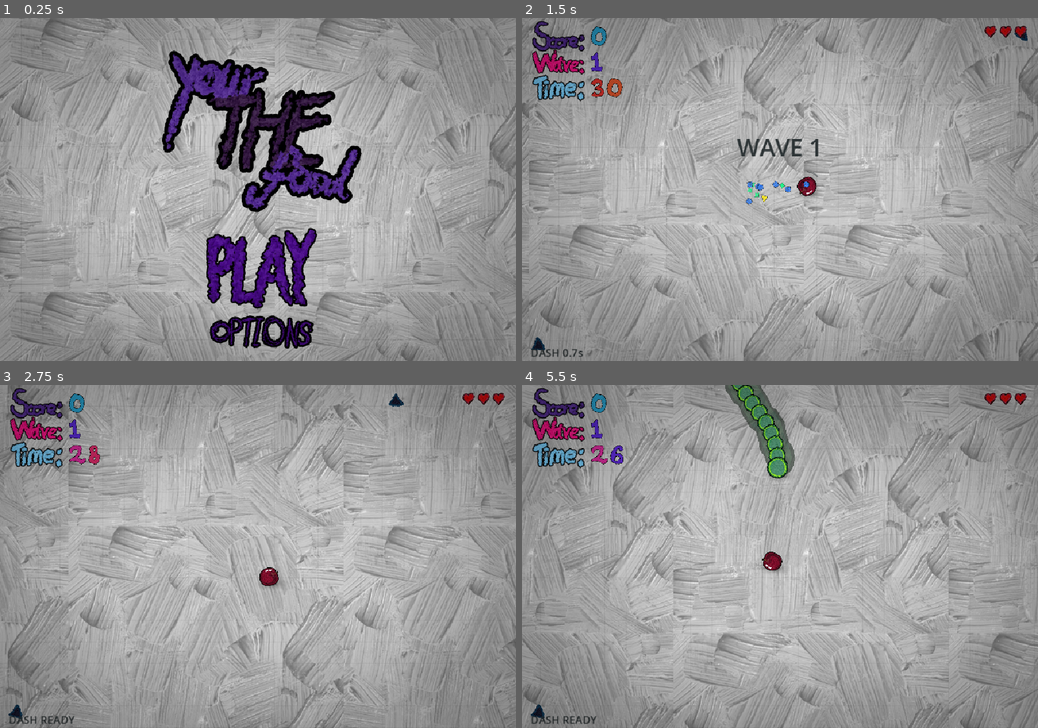
Above: before the commit, frames 1-4 (two rows, left to right).
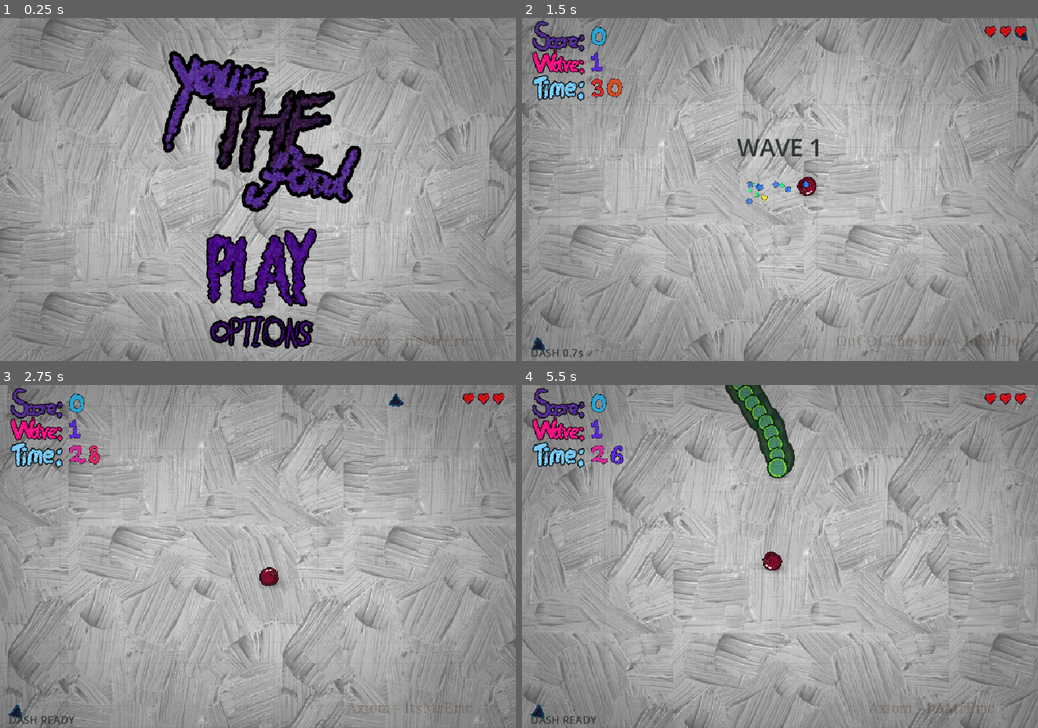
Above: after the commit, the same moments.

Repository: wizenroom/youre-the-food
Game: Godot game, scene res://scenes/main.tscn
Two runs of this game, one before a commit and one after it. Both use one fixed random seed, a clock stepped at 60 frames per second and the inputs below.
Inputs (mouse positions are in pixels of both pictures, inside the frame that each line leads up to):
- Up to frame 1 (0.25 s): no input
- Up to frame 2 (1.5 s): click (785, 268) at 0.5 s; tap Enter (menu_start) at 1.25 s; move the mouse to (893, 172) at 1.27 s; hold D (move_right) from 1.28 s (still down); tap Space (dash) at 1.35 s
- Up to frame 3 (2.75 s): move the mouse to (154, 573) at 2.02 s; release D (move_right) at 2.03 s; hold S (move_down) from 2.03 s (still down); tap Space (dash) at 2.1 s
- Up to frame 4 (5.5 s): move the mouse to (831, 481) at 2.77 s; release S (move_down) at 2.78 s; hold D (move_right) 2.78-3.53 s; tap Space (dash) every 0.75 s from 2.85 to 5.1 s; move the mouse to (754, 625) at 3.52 s; hold W (move_up) 3.53-4.28 s; move the mouse to (934, 607) at 4.27 s; hold A (move_left) from 4.28 s (still down); move the mouse to (625, 505) at 5.02 s

The runs differ from the first frame. In frame 1, 0.1% of the frame differs, in the area x 58-92%, y 92-96%; in frame 2, 1.4%; in frame 3, 1.3%; in frame 4, 2.0%, in the area x 1-98%, y 0-98%.

Commit message:
BGM and Hit Sounds

Diff:
--- /dev/null
+++ b/scenes/bgm.gd
@@ -0,0 +1,42 @@
+extends CanvasLayer
+
+@onready var Axiom: AudioStreamPlayer = $Axiom
+@onready var OutOfTheBlue: AudioStreamPlayer = $"Out of the Blue"
+
+@onready var AxiomLabel:= $Control/Axiom
+@onready var OutOfTheBlueLabel := $"Control/OutOfTheBlue"
+
+var current_track := randi_range(1,2)
+
+
+func _ready():
+	Axiom.finished.connect(_on_audio_finished)
+	OutOfTheBlue.finished.connect(_on_audio_finished)
+	_on_audio_finished()
+
+
+func play_Axiom():
+	current_track = 1
+	Axiom.play()
+	showAxiomlabel()
+
+
+func play_OutOfTheBlue():
+	current_track = 2
+	OutOfTheBlue.play()
+	showOutOfTheBlueLabel()
+
+func showAxiomlabel():
+	AxiomLabel.visible = true
+	OutOfTheBlueLabel.visible = false
+
+func showOutOfTheBlueLabel():
+	AxiomLabel.visible = false
+	OutOfTheBlueLabel.visible = true
+
+
+func _on_audio_finished():
+	if current_track == 1:
+		play_OutOfTheBlue()
+	else:
+		play_Axiom()
--- /dev/null
+++ b/scenes/bgm.tscn
@@ -0,0 +1,105 @@
+[gd_scene format=3 uid="uid://ds0nvedauln3j"]
+
+[ext_resource type="Script" uid="uid://dyfd76b42t1hd" path="res://scenes/bgm.gd" id="1_u4ddl"]
+[ext_resource type="AudioStream" uid="uid://bsvkijtggcdu6" path="res://audio/BGM/Axiom.mp3" id="2_48mr8"]
+[ext_resource type="AudioStream" uid="uid://bobfpkb0p6loq" path="res://audio/BGM/Out of the Blue.mp3" id="3_dg162"]
+
+[sub_resource type="FontFile" id="FontFile_0ebda"]
+cache/0/variation_coordinates = {}
+cache/0/face_index = 0
+cache/0/embolden = 0.0
+cache/0/transform = Transform2D(1, 0, 0, 1, 0, 0)
+cache/0/spacing_top = 0
+cache/0/spacing_bottom = 0
+cache/0/spacing_space = 0
+cache/0/spacing_glyph = 0
+cache/0/baseline_offset = 0.0
+cache/0/16/0/ascent = 0.0
+cache/0/16/0/descent = 0.0
+cache/0/16/0/underline_position = 0.0
+cache/0/16/0/underline_thickness = 0.0
+cache/0/16/0/scale = 1.0
+cache/0/32/0/ascent = 0.0
+cache/0/32/0/descent = 0.0
+cache/0/32/0/underline_position = 0.0
+cache/0/32/0/underline_thickness = 0.0
+cache/0/32/0/scale = 1.0
+cache/0/52/0/ascent = 0.0
+cache/0/52/0/descent = 0.0
+cache/0/52/0/underline_position = 0.0
+cache/0/52/0/underline_thickness = 0.0
+cache/0/52/0/scale = 1.0
+cache/0/15/0/ascent = 0.0
+cache/0/15/0/descent = 0.0
+cache/0/15/0/underline_position = 0.0
+cache/0/15/0/underline_thickness = 0.0
+cache/0/15/0/scale = 1.0
+cache/0/12/0/ascent = 0.0
+cache/0/12/0/descent = 0.0
+cache/0/12/0/underline_position = 0.0
+cache/0/12/0/underline_thickness = 0.0
+cache/0/12/0/scale = 1.0
+cache/0/26/0/ascent = 0.0
+cache/0/26/0/descent = 0.0
+cache/0/26/0/underline_position = 0.0
+cache/0/26/0/underline_thickness = 0.0
+cache/0/26/0/scale = 1.0
+
+[sub_resource type="LabelSettings" id="LabelSettings_1edjn"]
+font = SubResource("FontFile_0ebda")
+font_size = 26
+font_color = Color(0.25871173, 0.120399185, 8.4228816e-08, 1)
+
+[node name="BGM" type="CanvasLayer" unique_id=1703786727]
+script = ExtResource("1_u4ddl")
+
+[node name="Axiom" type="AudioStreamPlayer" parent="." unique_id=1443637885]
+stream = ExtResource("2_48mr8")
+
+[node name="Out of the Blue" type="AudioStreamPlayer" parent="." unique_id=655265026]
+stream = ExtResource("3_dg162")
+
+[node name="Control" type="Control" parent="." unique_id=1295603443]
+layout_mode = 3
+anchors_preset = 15
+anchor_right = 1.0
+anchor_bottom = 1.0
+grow_horizontal = 2
+grow_vertical = 2
+mouse_filter = 2
+
+[node name="Axiom" type="Label" parent="Control" unique_id=1728693441]
+visible = false
+modulate = Color(1, 1, 1, 0.26666668)
+layout_mode = 1
+anchors_preset = 3
+anchor_left = 1.0
+anchor_top = 1.0
+anchor_right = 1.0
+anchor_bottom = 1.0
+offset_left = -394.0
+offset_top = -71.0
+grow_horizontal = 0
+grow_vertical = 0
+text = "Axiom - ItsMrEric"
+label_settings = SubResource("LabelSettings_1edjn")
+horizontal_alignment = 1
+vertical_alignment = 1
+
+[node name="OutOfTheBlue" type="Label" parent="Control" unique_id=1717559480]
+visible = false
+modulate = Color(1, 1, 1, 0.26666668)
+layout_mode = 1
+anchors_preset = 3
+anchor_left = 1.0
+anchor_top = 1.0
+anchor_right = 1.0
+anchor_bottom = 1.0
+offset_left = -394.0
+offset_top = -71.0
+grow_horizontal = 0
+grow_vertical = 0
+text = "Out Of The Blue - John Doe"
+label_settings = SubResource("LabelSettings_1edjn")
+horizontal_alignment = 1
+vertical_alignment = 1
--- a/scenes/main.tscn
+++ b/scenes/main.tscn
@@ -23,6 +23,7 @@
 [ext_resource type="Texture2D" uid="uid://bh26n0nur1hs4" path="res://assets/ui_highscore.png" id="19"]
 [ext_resource type="Shader" uid="uid://j2kllg6fxtm4" path="res://new_shader.gdshader" id="20_gqmmt"]
 [ext_resource type="Script" uid="uid://bqf43yy8vxmru" path="res://scripts/painted_number.gd" id="21"]
+[ext_resource type="PackedScene" uid="uid://ds0nvedauln3j" path="res://scenes/bgm.tscn" id="24_y6deb"]
 
 [sub_resource type="GDScript" id="GDScript_0ld40"]
 script/source = "extends Sprite2D
@@ -42,7 +43,7 @@
 shader = ExtResource("3_jscy8")
 shader_parameter/threshold = 0.1
 shader_parameter/growth = 0.0
-shader_parameter/trans = 0.6
+shader_parameter/transparency = 1.0
 shader_parameter/outline_size = 0.08
 shader_parameter/vein_threshold = 0.3
 shader_parameter/noise_scale = 0.5
@@ -61,6 +62,8 @@
 
 [node name="Main" type="Node2D" unique_id=32625488]
 script = ExtResource("1")
+
+[node name="BGM" parent="." unique_id=1703786727 instance=ExtResource("24_y6deb")]
 
 [node name="World" type="Node2D" parent="." unique_id=464254647]
 
@@ -449,6 +452,7 @@
 script = ExtResource("4")
 
 [node name="CanvasLayer" type="CanvasLayer" parent="." unique_id=1354053843]
+layer = 0
 
 [node name="ColorRect" type="ColorRect" parent="CanvasLayer" unique_id=1788035636]
 material = SubResource("ShaderMaterial_prt3j")
--- a/scenes/trailupscaler.gdshader
+++ b/scenes/trailupscaler.gdshader
@@ -2,7 +2,7 @@
 
 uniform float threshold = 0.5;
 uniform float growth = 0.0;
-uniform float trans = 0.1;
+uniform float transparency = 0.1;
 
 uniform float outline_size = 0.08;
 uniform float vein_threshold = 0.7;
@@ -98,5 +98,5 @@
 	vec3 rgb = mix(outline_color, inside, inner);
 
 
-	COLOR = vec4(rgb, outer * trans);
+	COLOR = vec4(rgb, outer * transparency);
 }
--- a/scripts/player.gd
+++ b/scripts/player.gd
@@ -39,6 +39,17 @@
 var _tex_streak: Texture2D = preload("res://assets/fx_speed_streak.png")
 var _tex_shield: Texture2D = preload("res://assets/powerup_shield.png")
 var _tex_pierce: Texture2D = preload("res://assets/powerup_pierce.png")
+
+var _applecrunch := preload("res://audio/apple_crunch.mp3")
+var _hard_hit := preload("res://audio/hard_hit.mp3")
+var _hit := preload("res://audio/hit.wav")
+var _small_crunch := preload("res://audio/small_crunch.wav")
+
+var damagedstream := AudioStreamPlayer.new()
+var crunchstream := AudioStreamPlayer.new()
+var hitstream := AudioStreamPlayer.new()
+var smallcrunch := AudioStreamPlayer.new()
+
 # the painted lightning points up-right at roughly this angle
 const STREAK_ART_ANGLE := 0.45
 
@@ -46,6 +57,17 @@
 func setup(g: Node, pos: Vector2) -> void:
 	game = g
 	position = pos
+	damagedstream.stream = _hard_hit
+	add_child(damagedstream)
+
+	crunchstream.stream = _applecrunch
+	add_child(crunchstream)
+
+	hitstream.stream = _hit
+	add_child(hitstream)
+
+	smallcrunch.stream = _small_crunch
+	add_child(smallcrunch)
 
 
 func update(dt: float) -> void:
@@ -159,12 +181,12 @@
 
 func hittedSomethingWhileDashing() -> void:
 	successfulhit = true
+	hitstream.play()
+	smallcrunch.play()
 
 func hit() -> void:
 	if invuln > 0:
 		return
-
-
 
 	if power == "shield":
 		power = ""
@@ -176,6 +198,9 @@
 	hurt_flash = 2.0
 
 	damaged = true
+
+	hitstream.play()
+	crunchstream.play()
 
 	game.spawn_hurt(position)
 	if lives <= 0:
--- a/scripts/snake.gd
+++ b/scripts/snake.gd
@@ -43,6 +43,10 @@
 var _tex_armor: Texture2D = preload("res://assets/snake_armored.png")
 var _tex_mace: Texture2D = preload("res://assets/mace_ball.png")
 
+var _snake_hiss := preload("res://audio/snake_hiss.wav")
+
+var hit_sound := AudioStreamPlayer.new()
+
 var hit_offset := Vector2.ZERO
 var hit_velocity := Vector2.ZERO
 
@@ -60,6 +64,9 @@
 	turn_rate = turn
 	angle = ang
 	trail = [pos]
+	hit_sound.stream = _snake_hiss
+	add_child(hit_sound)
+
 	for i in length:
 		segments.append(pos)
 
@@ -410,6 +417,8 @@
 	var force := hitter_velocity.length() * 1
 	hit_velocity += direction * force
 
+	hit_sound.play()
+
 
 
 func update_hit_offset(delta: float):
Not shown, added: audio/BGM/Axiom.mp3.import
Not shown, added: audio/BGM/Out of the Blue.mp3.import
Not shown, added: audio/apple_crunch.mp3.import
Not shown, added: audio/hard_hit.mp3.import
Not shown, added: audio/hit.wav.import
Not shown, added: audio/small_crunch.wav.import
Not shown, added: audio/snake_hiss.wav.import
Not shown, added: scenes/bgm.gd.uid
Not shown, added: audio/BGM/Axiom.mp3
Not shown, added: audio/BGM/Out of the Blue.mp3
Not shown, added: audio/apple_crunch.mp3
Not shown, added: audio/hard_hit.mp3
(and 3 more such lines)
